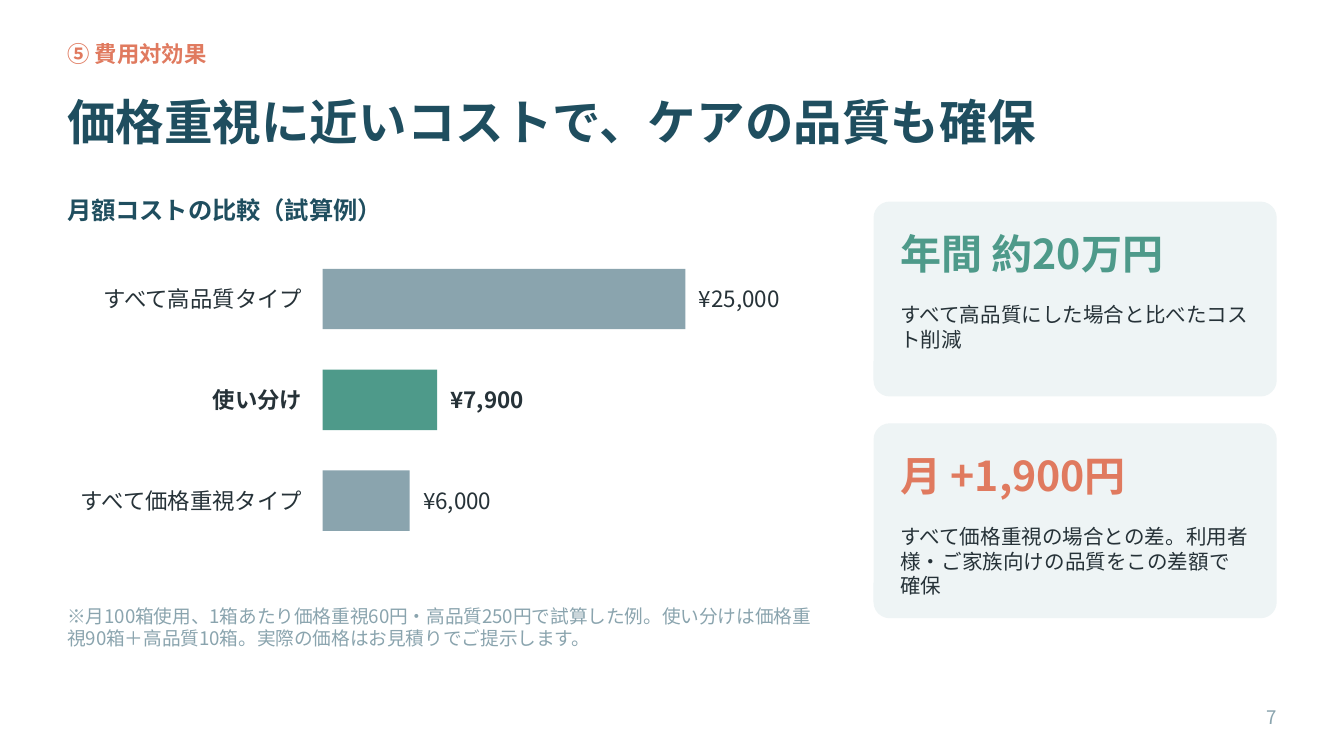
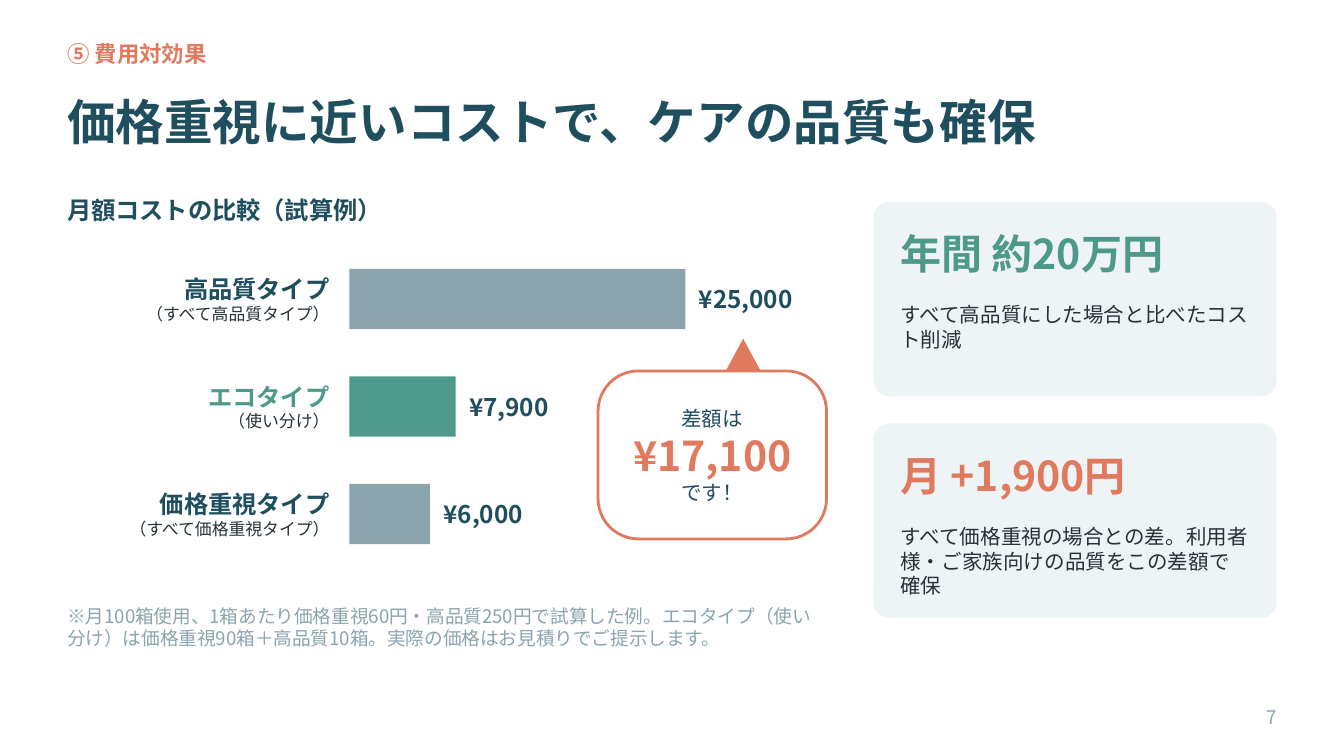
Before and after one commit to ha19870907-a11y/turbo-disco, a slide deck: slide 7 of tissue_sales_roleplay.pptx. Drawn at 1344x756 pixels with LibreOffice and Linux fonts; fonts in the diff are those of the drawing. Boxes give left, top, right and bottom in pixels: in the first picture for what was removed or moved away, otherwise in the second. Text is boxed around its words. In the diff, an @@ line names an element or a change of style, - is before the commit and + after.

```diff
--- a/tissue_sales_roleplay.pptx
+++ b/tissue_sales_roleplay.pptx
@@ rectangle resized from (x1=323, y1=269, x2=685, y2=329) to (x1=349, y1=269, x2=685, y2=329) @@
@@ text "¥25,000" at (x1=699, y1=289, x2=793, y2=313): size 12 to 13 pt, text colour #263238 to #1F4E5F, bold on @@
@@ text at (x1=146, y1=277, x2=329, y2=322): text changed; size 12 to 9 pt @@
-すべて高品質タイプ
+高品質タイプ
+（すべて高品質タイプ）
@@ triangle added at (x1=726, y1=339, x2=761, y2=371), fill #E07A5F @@
@@ text at (x1=208, y1=385, x2=329, y2=429): text changed; size 12 to 9 pt; bold off @@
-使い分け
+エコタイプ
+（使い分け）
@@ rectangle resized from (x1=323, y1=370, x2=437, y2=430) to (x1=349, y1=376, x2=456, y2=437) @@
@@ text "¥7,900" moved from (x1=451, y1=391, x2=524, y2=413) to (x1=469, y1=397, x2=548, y2=421) @@
@@ text "¥7,900" at (x1=469, y1=397, x2=548, y2=421): size 12 to 13 pt, text colour #263238 to #1F4E5F @@
@@ rounded rectangle added at (x1=598, y1=371, x2=827, y2=539), fill #FFFFFF, outline #E07A5F 1.5 pt @@
@@ text added at (x1=633, y1=409, x2=791, y2=501), 22 pt, text #E07A5F, bold @@
+差額は
+¥17,100
+です！
@@ text at (x1=130, y1=492, x2=330, y2=537): text changed; size 12 to 9 pt @@
-すべて価格重視タイプ
+価格重視タイプ
+（すべて価格重視タイプ）
@@ rectangle resized from (x1=323, y1=470, x2=410, y2=531) to (x1=349, y1=484, x2=430, y2=544) @@
@@ text "¥6,000" at (x1=443, y1=504, x2=522, y2=528): size 12 to 13 pt, text colour #263238 to #1F4E5F, bold on @@
@@ text "¥6,000" moved from (x1=423, y1=492, x2=491, y2=513) to (x1=443, y1=504, x2=522, y2=528) @@
@@ text at (x1=67, y1=607, x2=811, y2=647): text changed @@
-※月100箱使用、1箱あたり価格重視60円・高品質250円で試算した例。使い分けは価格重視90箱＋高品質10箱。実際の価格はお見積りでご提示します。
+※月100箱使用、1箱あたり価格重視60円・高品質250円で試算した例。エコタイプ（使い分け）は価格重視90箱＋高品質10箱。実際の価格はお見積りでご提示します。
```
Also in this commit, not shown: 1 other file.
